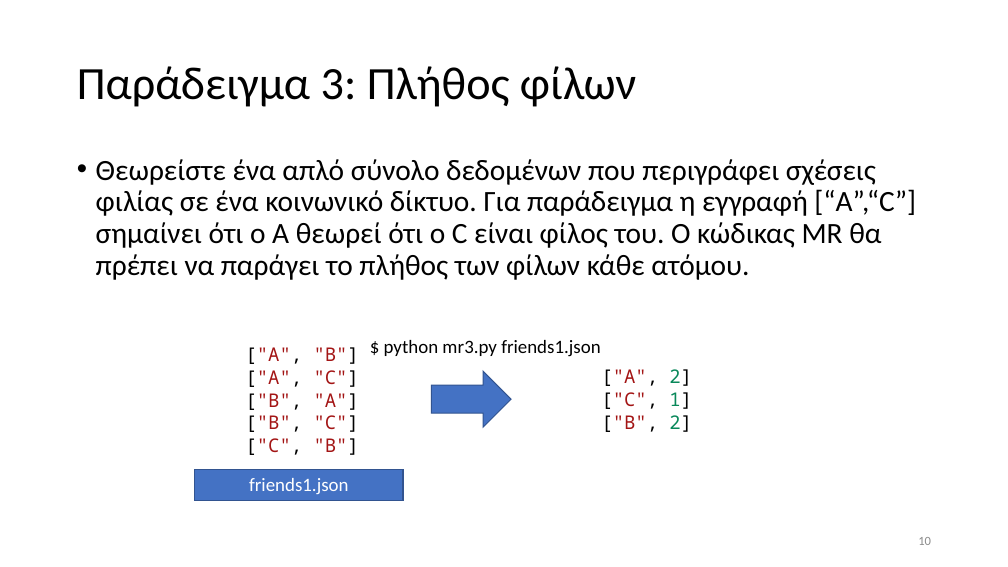
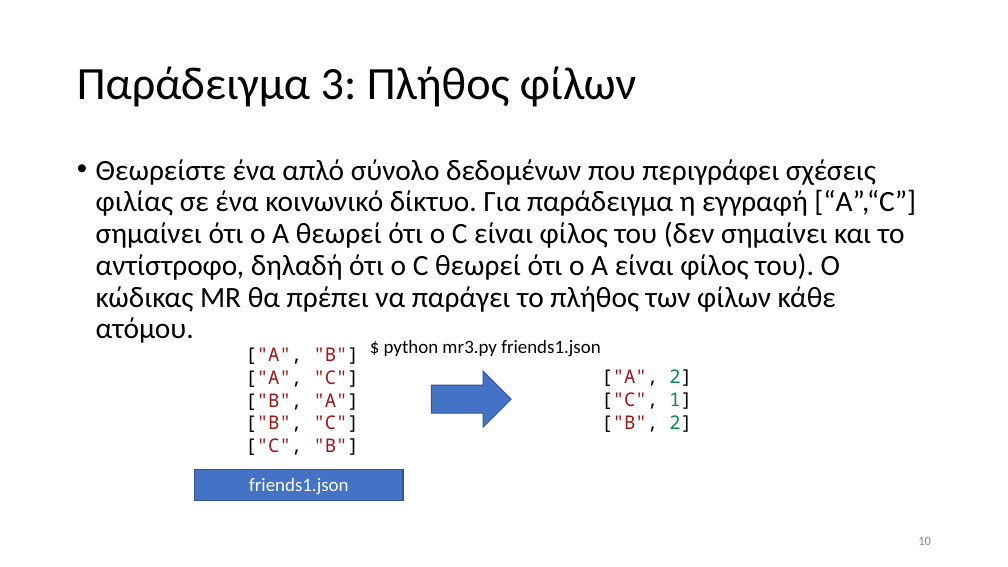
Before and after one commit to chgogos/big_data, a slide deck: slide 10 of 05. Map Reduce παραδείγματα.pptx. Drawn at 1008x567 pixels with LibreOffice and Linux fonts; fonts in the diff are those of the drawing. Boxes give left, top, right and bottom in pixels: in the first picture for what was removed or moved away, otherwise in the second. Text is boxed around its words. In the diff, an @@ line names an element or a change of style, - is before the commit and + after.

```diff
--- a/05. Map Reduce παραδείγματα.pptx
+++ b/05. Map Reduce παραδείγματα.pptx
@@ text at bbox=[96, 159, 916, 343]: text changed @@
-• Θεωρείστε ένα απλό σύνολο δεδομένων που περιγράφει σχέσεις φιλίας σε ένα κοινωνικό δίκτυο. Για παράδειγμα η εγγραφή [“A”,“C”] σημαίνει ότι ο Α θεωρεί ότι ο C είναι φίλος του. Ο κώδικας MR θα πρέπει να παράγει το πλήθος των φίλων κάθε ατόμου.
+• Θεωρείστε ένα απλό σύνολο δεδομένων που περιγράφει σχέσεις φιλίας σε ένα κοινωνικό δίκτυο. Για παράδειγμα η εγγραφή [“A”,“C”] σημαίνει ότι ο Α θεωρεί ότι ο C είναι φίλος του (δεν σημαίνει και το αντίστροφο, δηλαδή ότι ο C θεωρεί ότι ο Α είναι φίλος του). Ο κώδικας MR θα πρέπει να παράγει το πλήθος των φίλων κάθε ατόμου.
```
Also in this commit, not shown: 5 other slides changed, 3 other files.
